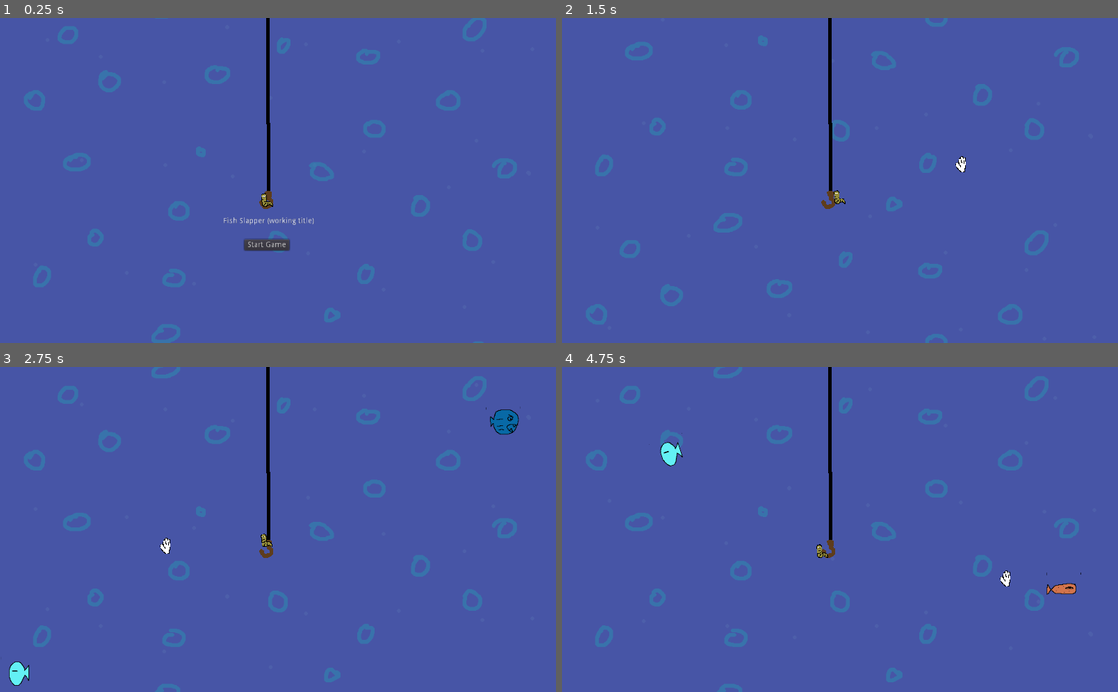
Above: before the commit, frames 1-4 (two rows, left to right).
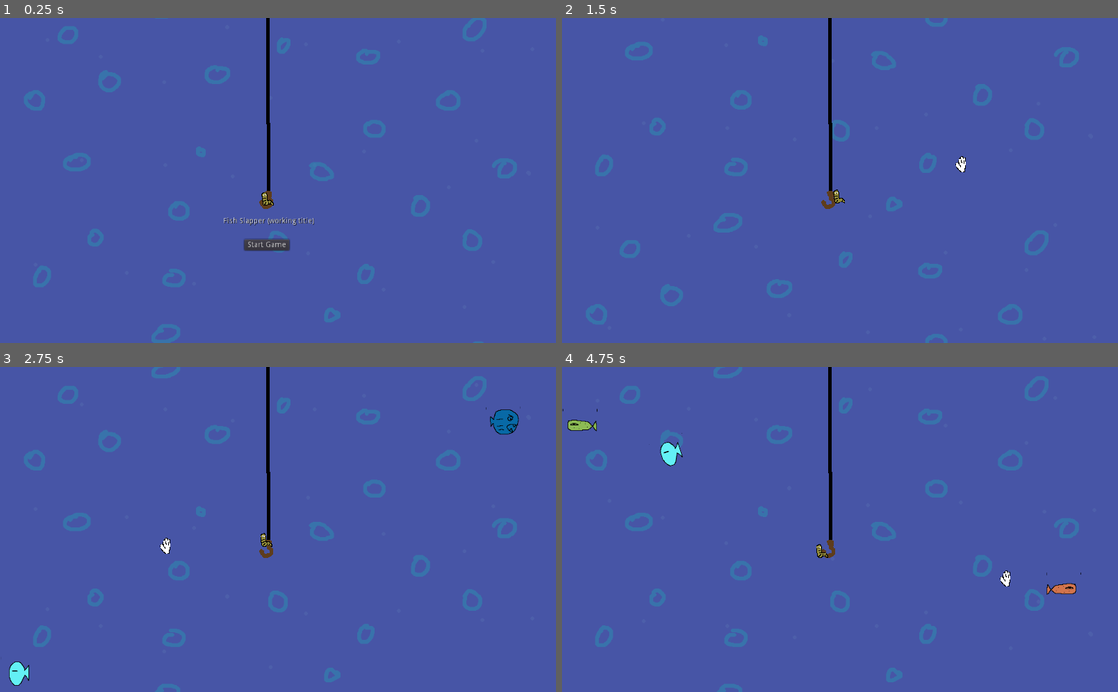
Above: after the commit, the same moments.

Repository: cwiep/ld48-fish-slapping-sim-2021
Game: Godot game, scene res://scenes/menu.tscn
Same seed, same stepped clock (60 frames per second), same inputs: the game is played once before the commit and once after it.
Inputs (mouse positions are in pixels of both pictures, inside the frame that each line leads up to):
- Up to frame 1 (0.25 s): no input
- Up to frame 2 (1.5 s): click "Start Game" at 0.5 s; move the mouse to (962, 164) at 1.27 s; hold Right mouse button (right_click) from 1.28 s (still down); click (962, 164) at 1.42 s
- Up to frame 3 (2.75 s): move the mouse to (166, 545) at 2.02 s; release Right mouse button (right_click) at 2.03 s; click (166, 545) at 2.1 s; right-click (166, 545) at 2.3 s
- Up to frame 4 (4.75 s): move the mouse to (1062, 425) at 2.77 s; hold Right mouse button (right_click) 2.78-3.53 s; click (1062, 425) at 2.92 s; move the mouse to (656, 633) at 3.52 s; right-click (656, 633) at 3.6 s; click (656, 633) at 3.67 s; move the mouse to (1006, 578) at 4.27 s; press the mouse at (1006, 578) at 4.28 s; right-click (1006, 578) at 4.55 s

The runs differ from the first frame. In frame 1, 0.2% of the frame differs, in the area x 40-57%, y 53-64%; in frame 2, less than 0.1%; in frame 3, less than 0.1%; in frame 4, 0.2%, in the area x 0-48%, y 12-59%.

Commit message:
Added ambiance to menu and ending. Created separate player scene. Changed difficulty handling.

Diff:
--- a/scenes/ending.tscn
+++ b/scenes/ending.tscn
@@ -6,6 +6,7 @@
 [ext_resource path="res://scenes/ground.tscn" type="PackedScene" id=4]
 [ext_resource path="res://scripts/ending.gd" type="Script" id=5]
 [ext_resource path="res://sounds/underwater_ambiance.ogg" type="AudioStream" id=6]
+[ext_resource path="res://scenes/player.tscn" type="PackedScene" id=7]
 
 [node name="ending" type="Node2D"]
 script = ExtResource( 5 )
@@ -17,6 +18,9 @@
 
 [node name="ground" parent="." instance=ExtResource( 4 )]
 position = Vector2( 0, 0 )
+
+[node name="player" parent="." instance=ExtResource( 7 )]
+position = Vector2( 488, 336 )
 
 [node name="mouse" parent="." instance=ExtResource( 1 )]
 
--- a/scenes/game_over.tscn
+++ b/scenes/game_over.tscn
@@ -1,9 +1,10 @@
-[gd_scene load_steps=5 format=2]
+[gd_scene load_steps=6 format=2]
 
 [ext_resource path="res://scripts/game_over.gd" type="Script" id=1]
 [ext_resource path="res://scenes/background.tscn" type="PackedScene" id=2]
 [ext_resource path="res://scenes/hook.tscn" type="PackedScene" id=3]
 [ext_resource path="res://sounds/bite.ogg" type="AudioStream" id=4]
+[ext_resource path="res://sounds/underwater_ambiance.ogg" type="AudioStream" id=5]
 
 [node name="game_over" type="Node2D"]
 script = ExtResource( 1 )
@@ -12,13 +13,16 @@
 
 [node name="hook" parent="." instance=ExtResource( 3 )]
 
-[node name="Label" type="Label" parent="."]
-margin_left = 412.131
-margin_top = 363.396
-margin_right = 589.131
-margin_bottom = 394.396
+[node name="game_over_message" type="Label" parent="."]
+margin_left = 262.167
+margin_top = 361.0
+margin_right = 735.167
+margin_bottom = 409.0
+custom_colors/font_outline_modulate = Color( 0, 0, 0, 1 )
+custom_colors/font_color_shadow = Color( 0, 0, 0, 1 )
 text = "That's just some fish, dude.
 We're here for the treasure!"
+align = 1
 __meta__ = {
 "_edit_use_anchors_": false
 }
@@ -35,4 +39,9 @@
 
 [node name="bite_sound" type="AudioStreamPlayer" parent="."]
 stream = ExtResource( 4 )
+
+[node name="ambiance" type="AudioStreamPlayer" parent="."]
+stream = ExtResource( 5 )
+volume_db = -2.0
+autoplay = true
 [connection signal="pressed" from="play_again" to="." method="_on_play_again_pressed"]
--- a/scenes/hook.tscn
+++ b/scenes/hook.tscn
@@ -1,48 +1,9 @@
-[gd_scene load_steps=8 format=2]
+[gd_scene load_steps=3 format=2]
 
-[ext_resource path="res://graphics/worm.png" type="Texture" id=1]
 [ext_resource path="res://graphics/hook.png" type="Texture" id=2]
 [ext_resource path="res://scripts/hook.gd" type="Script" id=3]
-
-[sub_resource type="AtlasTexture" id=2]
-atlas = ExtResource( 1 )
-region = Rect2( 0, 0, 32, 32 )
-
-[sub_resource type="AtlasTexture" id=3]
-atlas = ExtResource( 1 )
-region = Rect2( 32, 0, 32, 32 )
-
-[sub_resource type="SpriteFrames" id=4]
-animations = [ {
-"frames": [ SubResource( 2 ), SubResource( 3 ) ],
-"loop": true,
-"name": "idle",
-"speed": 1.0
-} ]
-
-[sub_resource type="RectangleShape2D" id=1]
-extents = Vector2( 10.4946, 13.7443 )
 
 [node name="hook" type="Sprite"]
 position = Vector2( 496, 56 )
 texture = ExtResource( 2 )
 script = ExtResource( 3 )
-
-[node name="tip" type="Position2D" parent="."]
-position = Vector2( -8, 280 )
-
-[node name="player" type="KinematicBody2D" parent="." groups=[
-"player",
-]]
-position = Vector2( -7.41626, 280.758 )
-
-[node name="worm" type="AnimatedSprite" parent="player"]
-position = Vector2( -0.719334, -1.54916 )
-frames = SubResource( 4 )
-animation = "idle"
-frame = 1
-playing = true
-
-[node name="CollisionShape2D" type="CollisionShape2D" parent="player"]
-position = Vector2( 3.6582, -0.542938 )
-shape = SubResource( 1 )
--- a/scenes/main.tscn
+++ b/scenes/main.tscn
@@ -7,6 +7,7 @@
 [ext_resource path="res://scenes/mouse.tscn" type="PackedScene" id=5]
 [ext_resource path="res://sounds/underwater_ambiance.ogg" type="AudioStream" id=6]
 [ext_resource path="res://scenes/ground.tscn" type="PackedScene" id=7]
+[ext_resource path="res://scenes/player.tscn" type="PackedScene" id=8]
 
 [node name="Node2D" type="Node2D"]
 script = ExtResource( 1 )
@@ -14,6 +15,9 @@
 [node name="background" parent="." instance=ExtResource( 2 )]
 
 [node name="hook" parent="." instance=ExtResource( 3 )]
+
+[node name="player" parent="." instance=ExtResource( 8 )]
+position = Vector2( 488, 336 )
 
 [node name="fishes" type="Node2D" parent="."]
 
@@ -29,9 +33,6 @@
 wait_time = 2.0
 autostart = true
 
-[node name="difficulty_timer" type="Timer" parent="."]
-wait_time = 10.0
-autostart = true
 
 [node name="finale_timer" type="Timer" parent="."]
 wait_time = 5.0
@@ -42,5 +43,4 @@
 
 [node name="mouse" parent="." instance=ExtResource( 5 )]
 [connection signal="timeout" from="spawn_timer" to="." method="_on_spawn_timer_timeout"]
-[connection signal="timeout" from="difficulty_timer" to="." method="_on_difficulty_timer_timeout"]
 [connection signal="timeout" from="finale_timer" to="." method="_on_finale_timer_timeout"]
--- a/scenes/menu.tscn
+++ b/scenes/menu.tscn
@@ -1,8 +1,10 @@
-[gd_scene load_steps=4 format=2]
+[gd_scene load_steps=6 format=2]
 
 [ext_resource path="res://scenes/background.tscn" type="PackedScene" id=1]
 [ext_resource path="res://scenes/hook.tscn" type="PackedScene" id=2]
 [ext_resource path="res://scripts/menu.gd" type="Script" id=3]
+[ext_resource path="res://scenes/player.tscn" type="PackedScene" id=4]
+[ext_resource path="res://sounds/underwater_ambiance.ogg" type="AudioStream" id=5]
 
 [node name="menu" type="Node2D"]
 script = ExtResource( 3 )
@@ -11,11 +13,15 @@
 
 [node name="hook" parent="." instance=ExtResource( 2 )]
 
+[node name="player" parent="." instance=ExtResource( 4 )]
+position = Vector2( 489.472, 334.791 )
+
 [node name="title" type="Label" parent="."]
 margin_left = 411.072
 margin_top = 367.634
 margin_right = 579.072
 margin_bottom = 381.634
+custom_colors/font_color_shadow = Color( 0, 0, 0, 1 )
 text = "Fish Slapper (working title)"
 __meta__ = {
 "_edit_use_anchors_": false
@@ -30,4 +36,9 @@
 __meta__ = {
 "_edit_use_anchors_": false
 }
+
+[node name="ambiance" type="AudioStreamPlayer" parent="."]
+stream = ExtResource( 5 )
+volume_db = -2.0
+autoplay = true
 [connection signal="pressed" from="play" to="." method="_on_play_pressed"]
--- /dev/null
+++ b/scenes/player.tscn
@@ -0,0 +1,39 @@
+[gd_scene load_steps=7 format=2]
+
+[ext_resource path="res://graphics/worm.png" type="Texture" id=1]
+[ext_resource path="res://scripts/player.gd" type="Script" id=2]
+
+[sub_resource type="AtlasTexture" id=1]
+atlas = ExtResource( 1 )
+region = Rect2( 0, 0, 32, 32 )
+
+[sub_resource type="AtlasTexture" id=2]
+atlas = ExtResource( 1 )
+region = Rect2( 32, 0, 32, 32 )
+
+[sub_resource type="SpriteFrames" id=3]
+animations = [ {
+"frames": [ SubResource( 1 ), SubResource( 2 ) ],
+"loop": true,
+"name": "idle",
+"speed": 1.0
+} ]
+
+[sub_resource type="RectangleShape2D" id=4]
+extents = Vector2( 10.4946, 13.7443 )
+
+[node name="player" type="KinematicBody2D" groups=[
+"player",
+]]
+position = Vector2( -7.41626, 280.758 )
+script = ExtResource( 2 )
+
+[node name="worm" type="AnimatedSprite" parent="."]
+position = Vector2( -0.719334, -1.54916 )
+frames = SubResource( 3 )
+animation = "idle"
+playing = true
+
+[node name="CollisionShape2D" type="CollisionShape2D" parent="."]
+position = Vector2( 3.6582, -0.542938 )
+shape = SubResource( 4 )
--- a/scripts/game_over.gd
+++ b/scripts/game_over.gd
@@ -3,6 +3,8 @@
 func _ready():
 	Input.set_mouse_mode(Input.MOUSE_MODE_VISIBLE)
 	$bite_sound.play()
+	var date = OS.get_date();
+	$game_over_message.text = "RIP Walter Wormington\n2021 - " + str(date["year"]) + "\nHe dove deep but never came up again."
 
 func _process(delta):
 	if $hook.position.y + $hook.get_rect().size.y > 0:
--- a/scripts/hook.gd
+++ b/scripts/hook.gd
@@ -1,11 +1 @@
 extends Sprite
-
-onready var target_pos = $player.global_position
-var speed = 100
-
-func _physics_process(delta):
-	if Input.is_action_pressed("right_click"):
-		target_pos = get_global_mouse_position()
-	if $player.global_position.distance_to(target_pos) > 5:
-		var direction = (target_pos - $player.global_position).normalized()
-		$player.move_and_slide(direction * speed)
--- a/scripts/main.gd
+++ b/scripts/main.gd
@@ -25,7 +25,6 @@
 			chest_animate = false
 			$background/front.SPEED = -50
 			$background/back.SPEED = -20
-			$difficulty_timer.stop()
 			$spawn_timer.stop()
 			$ground/chest.region_rect.position.x = 128
 			wait_for_finish = true
@@ -57,10 +56,6 @@
 
 ### TIMERS
 
-func _on_difficulty_timer_timeout():
-	difficulty += 1
-	print("difficulty: " + str(difficulty))
-
 func _on_spawn_timer_timeout():
 	for _i in range(difficulty):
 		var f = fish.instance()
@@ -68,8 +63,9 @@
 		print("spawing fish " + str(f) + " at " + str(f.position))
 		f.connect("clicked", self, "_on_fish_clicked")
 		f.connect("got_player", self, "_on_player_hit_by_fish")
-		f.direction = ($hook/player.global_position - f.position).normalized()
+		f.direction = ($player.global_position - f.position).normalized()
 		$fishes.add_child(f)
+	difficulty += 1
 
 func _on_finale_timer_timeout():
 	print("finale triggered")
--- /dev/null
+++ b/scripts/player.gd
@@ -0,0 +1,11 @@
+extends KinematicBody2D
+
+onready var target_pos = global_position
+var speed = 100
+
+func _physics_process(delta):
+	if Input.is_action_pressed("right_click"):
+		target_pos = get_global_mouse_position()
+	if global_position.distance_to(target_pos) > 5:
+		var direction = (target_pos - global_position).normalized()
+		move_and_slide(direction * speed)
Not shown: 1 places in scenes/ending.tscn that only renumber resources
Not shown: 1 places in scenes/main.tscn that only renumber resources
